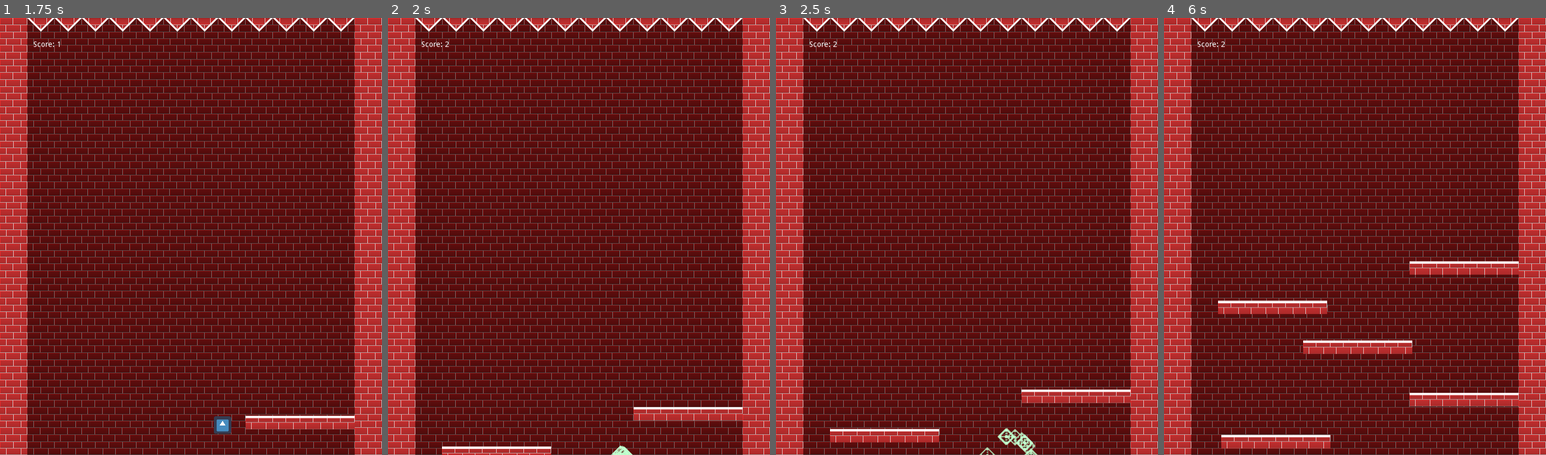
Above: before the commit, frames 1-4 (left to right).
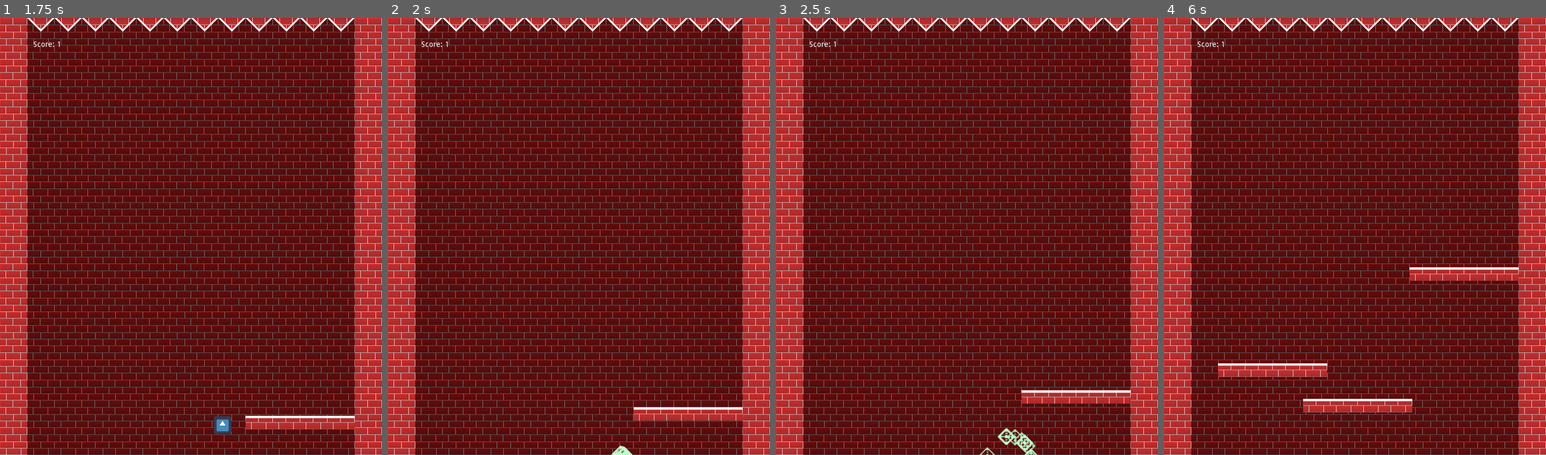
Above: after the commit, the same moments.

Repository: t-ishii/SHAFT
Game: Godot game, scene res://scenes/title/Title.tscn
The game is run twice, just before and just after one commit, with the same random seed, the same clock (stepped at 60 frames per second) and the same inputs. The engine's default icon, where the game draws it, is replaced by a stand-in: a white triangle on a blue panel in a dark square.
Inputs:
- Up to frame 1 (1.75 s): click "Start" at 0.5 s; hold Right (right) from 1.28 s (still down); tap Space (jump) at 1.52 s
- Up to frame 2 (2 s): keep holding Right (right)
- Up to frame 3 (2.5 s): keep holding Right (right); tap Space (jump) at 2.27 s
- Up to frame 4 (6 s): release Right (right) at 2.78 s; hold Left (left) 2.78-3.53 s; hold Right (right) 3.53-5.03 s; tap Space (jump) at 3.77, 4.52, 5.27 s; hold Left (left) 5.03-5.78 s; hold Right (right) from 5.78 s (still down)

Frame 1 is identical in both runs. In frame 2, 0.8% of the frame differs, in the area x 14-93%, y 5-100%; in frame 3, 1.3%; in frame 4, 6.4%, in the area x 14-93%, y 5-99%.

Commit message:
WIP pop item

Diff:
--- /dev/null
+++ b/scenes/SpeedUpItem.tscn
@@ -0,0 +1,23 @@
+[gd_scene load_steps=3 format=2]
+
+[ext_resource path="res://assets/speed_up.png" type="Texture" id=1]
+
+[sub_resource type="RectangleShape2D" id=1]
+
+custom_solver_bias = 0.0
+extents = Vector2( 12.5, 12.5 )
+
+[node name="SpeedUpItem" type="KinematicBody2D"]
+input_pickable = false
+collision_layer = 1
+collision_mask = 1
+collision/safe_margin = 0.08
+motion/sync_to_physics = false
+_sections_unfolded = [ "Transform" ]
+
+[node name="Sprite" type="Sprite" parent="."]
+texture = ExtResource( 1 )
+
+[node name="CollisionShape2D" type="CollisionShape2D" parent="."]
+shape = SubResource( 1 )
+_sections_unfolded = [ "shape" ]
--- a/scenes/main/Main.gd
+++ b/scenes/main/Main.gd
@@ -1,12 +1,24 @@
 extends Node2D
 
 const Bar = preload('res://scenes/Bar.tscn')
+const SpeedUpItem = preload('res://scenes/SpeedUpItem.tscn')
 
 export (int) var bar_speed = 1
 export (int) var bar_accel_speed = 2
 
 var span = 0
+var next_pop_span = rand_range(1, Constant.BAR_POP_MAX_SPAN)
 var bars = []
+
+func pop_item(bar):
+    var item = SpeedUpItem.instance()
+    var collide = item.get_node('CollisionShape2D').shape
+    var x = rand_range(
+        bar.position.x + collide.extents.x,
+        bar.position.x + Constant.BAR_WIDTH - collide.extents.x
+    )
+    var y = bar.position.y - collide.extents.y - 5
+    item.position = Vector2(x, y)
 
 func get_start_pos():
     rand_seed(OS.get_ticks_msec())
@@ -24,10 +36,9 @@
 
 func pop_bar(delta):
 
-    var bar_span = rand_range(1, Constant.BAR_POP_MAX_SPAN)
     span += delta
 
-    if bars.size() == 0 || span > bar_span && bars.size() < Constant.BAR_COUNT:
+    if bars.size() == 0 || span > next_pop_span && bars.size() < Constant.BAR_COUNT:
         var bar = Bar.instance()
         bars.append(bar)
         bar.position = get_start_pos()
@@ -41,6 +52,8 @@
             bar_speed += (delta * bar_accel_speed)
         if bar_speed > Constant.BAR_MAX_SPEED:
             bar_speed = Constant.BAR_MAX_SPEED
+
+        next_pop_span = rand_range(1, Constant.BAR_POP_MAX_SPAN)
 
 func move_bar(delta):
     for bar in bars:
--- a/scripts/constant.gd
+++ b/scripts/constant.gd
@@ -12,7 +12,7 @@
 
 const BAR_COUNT = 10
 const BAR_WIDTH = 200
-const BAR_POP_MAX_SPAN = 5 # 5 second
+const BAR_POP_MAX_SPAN = 3 # 3 second
 const BAR_DEPTH = 25
 const BAR_MAX_SPEED = 5
 
Binary file added: assets/speed_up.png
Not shown, added: assets/speed_up.png.import
